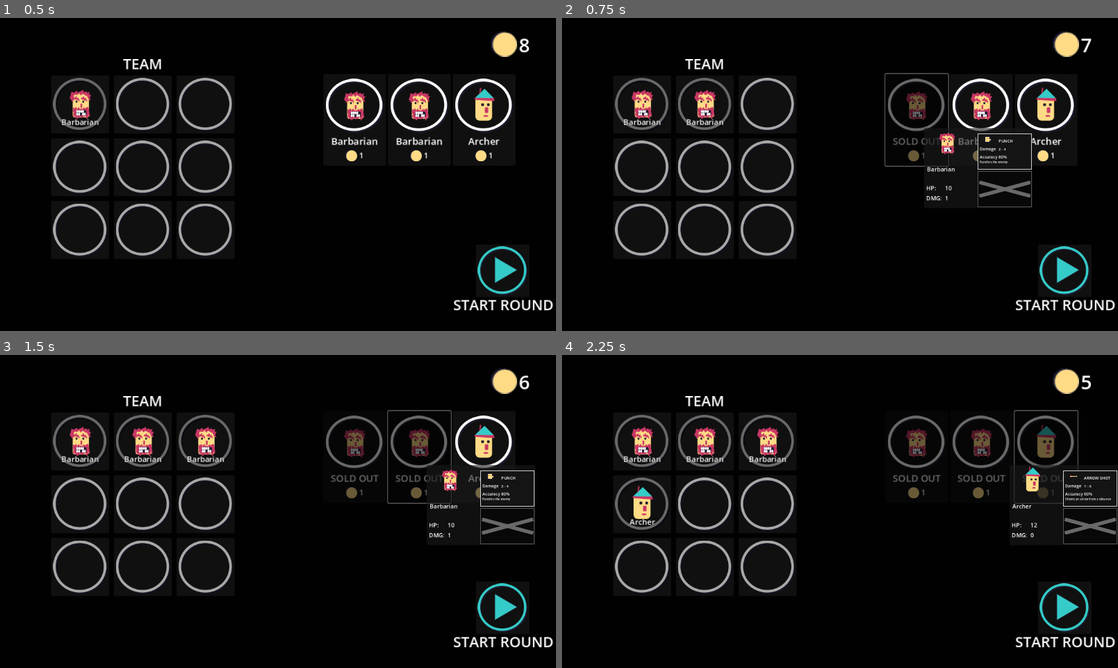
Above: before the commit, frames 1-4 (two rows, left to right).
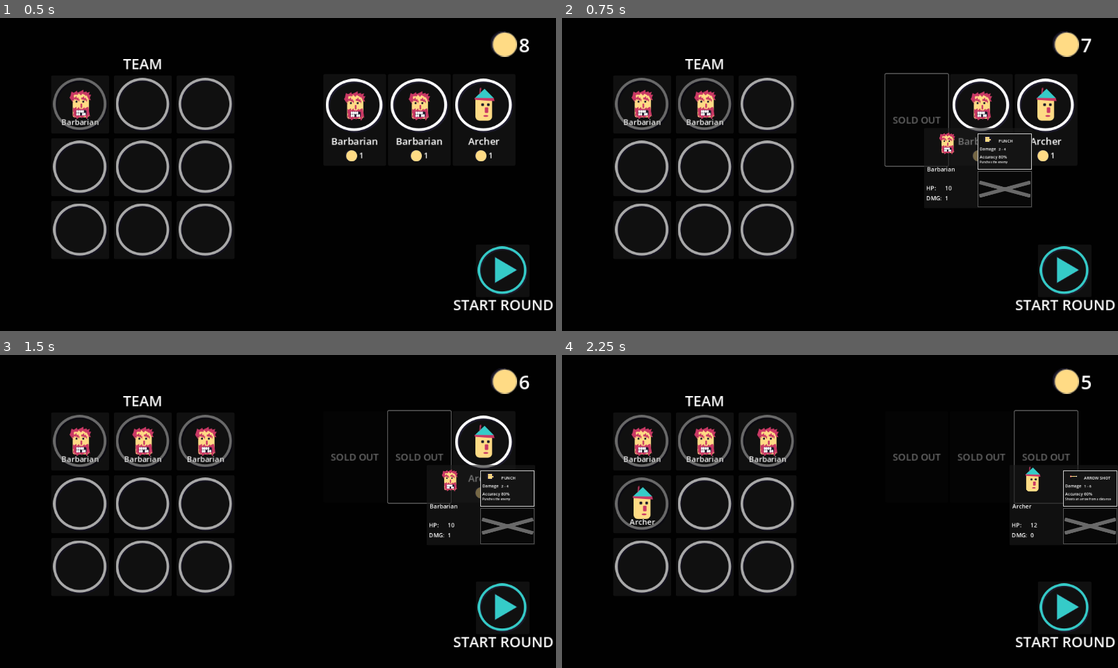
Above: after the commit, the same moments.

Repository: mathew-tran/mercmanager
Game: Godot game, scene res://Scenes/Main.tscn
Same seed, same stepped clock (60 frames per second), same inputs: the game is played once before the commit and once after it.
Inputs (mouse positions are in pixels of both pictures, inside the frame that each line leads up to):
- Up to frame 1 (0.5 s): no input
- Up to frame 2 (0.75 s): click (917, 121) at 0.52 s
- Up to frame 3 (1.5 s): click (417, 458) at 1.27 s
- Up to frame 4 (2.25 s): click (1045, 458) at 2.02 s

Frame 1 is identical in both runs. In frame 2, 0.8% of the frame differs, in the area x 58-69%, y 19-46%; in frame 3, 1.5%; in frame 4, 2.3%, in the area x 58-93%, y 19-46%.

Commit message:
update button when sold out

Diff:
--- a/Prefabs/UI/PurchasePogButton.tscn
+++ b/Prefabs/UI/PurchasePogButton.tscn
@@ -22,6 +22,7 @@
 offset_bottom = 85.0
 grow_horizontal = 2
 grow_vertical = 2
+alignment = 1
 
 [node name="Frame" type="TextureRect" parent="VBoxContainer"]
 layout_mode = 2
--- a/Scripts/Game/UI/PurchasePogButton.gd
+++ b/Scripts/Game/UI/PurchasePogButton.gd
@@ -20,6 +20,8 @@
 	UpdateAffordability()
 
 func UpdateAffordability():
+	if is_instance_valid(Data) == false:
+		return
 	var bEnabled = Helper.GetShop().CanAfford(Data.Cost) and Helper.GetPlayerTeam().IsFull() == false
 	disabled = !bEnabled
 	if Helper.GetShop().CanAfford(Data.Cost) == false:
@@ -28,11 +30,18 @@
 		$VBoxContainer/HBoxContainer/Label.modulate = Color.WHITE
 
 func _on_button_up():
+	if disabled:
+		return
+
 	Helper.GetShop().ReduceMoney(Data.Cost)
 	Helper.GetPlayerTeam().AddPog(Data)
 	$VBoxContainer/Label.text = "SOLD OUT"
+	$VBoxContainer/Frame.visible = false
+	$VBoxContainer/HBoxContainer.visible = false
 	modulate = Color.DIM_GRAY
 	disabled = true
+	Data = null
+
 
 
 func _on_mouse_entered():
